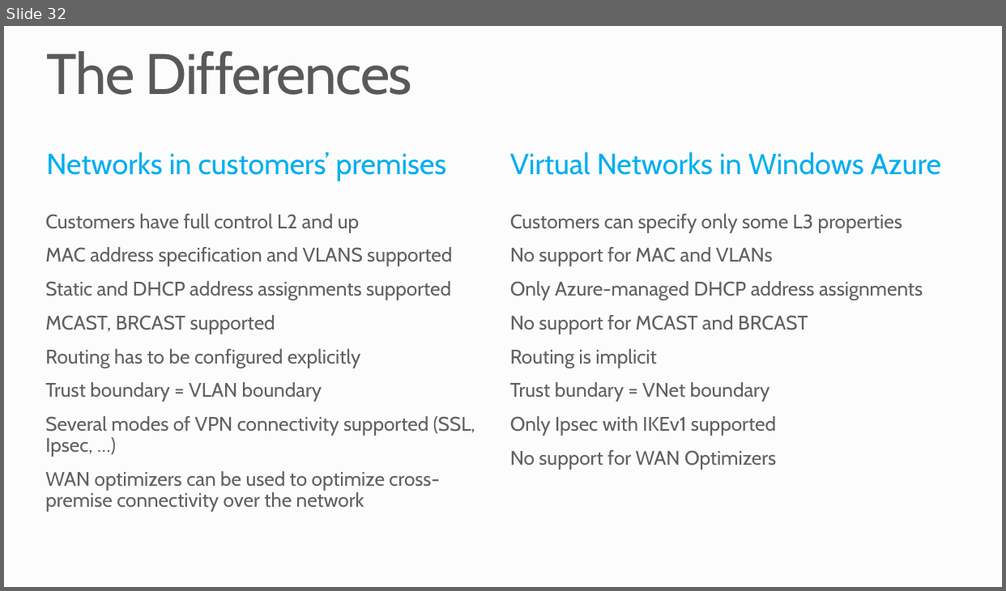
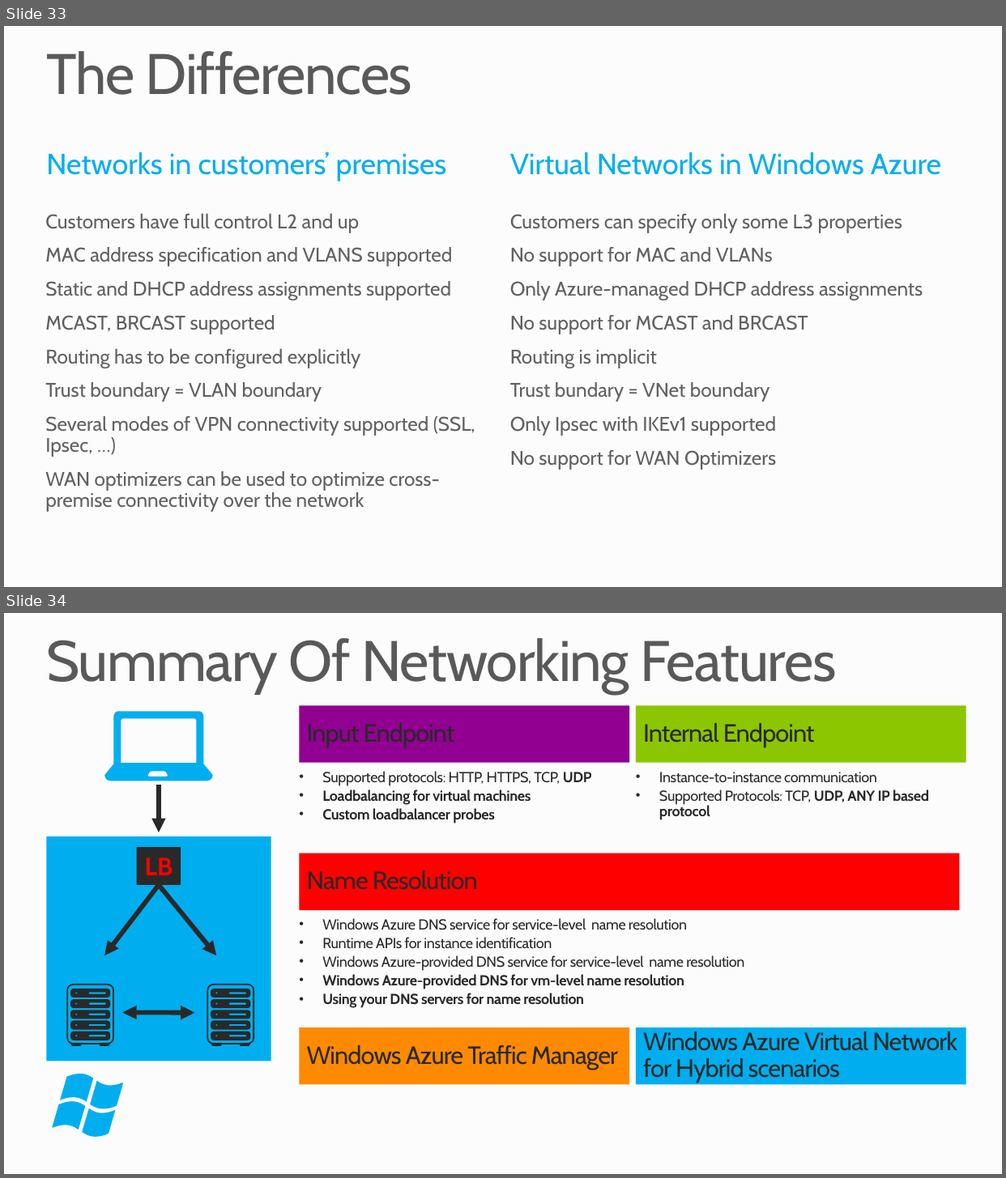
Before and after one commit to mwasham/WATK-Presentations, a slide deck: VirtualNetworks/VirtualNetworks.pptx. Shown one above the other, each under a label of ours: slide 32 before the commit, slides 33 and 34 after it. The pictures are 1006x591 and 1006x1178 pixels, drawn with LibreOffice and Linux fonts; fonts in the diff are those of the drawing; background and template pictures are left out. Boxes give left, top, right and bottom in pixels: in the first picture for what was removed or moved away, otherwise in the second. Text is boxed around its words. In the diff, an @@ line names an element or a change of style, - is before the commit and + after.

Commit message:
Updated presentations

```diff
--- a/VirtualNetworks/VirtualNetworks.pptx
+++ b/VirtualNetworks/VirtualNetworks.pptx
@@ slide 34 added at (x1=4, y1=613, x2=1002, y2=1174), background #FCFCFC @@
@@ title added at (x1=46, y1=638, x2=836, y2=694), 55 pt, text #595959 @@
+Summary Of Networking Features
@@ rectangle added at (x1=299, y1=706, x2=629, y2=763), fill #910091, 24 pt, text #292929 @@
+Input Endpoint
@@ rectangle added at (x1=636, y1=706, x2=966, y2=763), fill #8CC600, 24 pt, text #292929 @@
+Internal Endpoint
@@ freeform shape added at (x1=104, y1=711, x2=212, y2=781), fill #00AEEF @@
@@ text added at (x1=322, y1=771, x2=592, y2=824), 14 pt, text #292929, bold @@
+• Supported protocols: HTTP, HTTPS, TCP, UDP
+• Loadbalancing for virtual machines
+• Custom loadbalancer probes
@@ text added at (x1=659, y1=772, x2=929, y2=820), 14 pt, text #292929 @@
+• Instance-to-instance communication
+• Supported Protocols: TCP, UDP, ANY IP based protocol
@@ arrow added from (159, 786) to (159, 833), #292929 4.5 pt @@
@@ rectangle added at (x1=47, y1=837, x2=271, y2=1062), fill #00AEEF @@
@@ rectangle added at (x1=137, y1=847, x2=181, y2=884), fill #292929, 24 pt, text #FF0000, bold @@
+LB
@@ rectangle added at (x1=299, y1=854, x2=959, y2=910), fill #FF0000, 24 pt, text #292929 @@
+Name Resolution
@@ arrow added from (159, 885) to (104, 956), #292929 4.5 pt @@
@@ arrow added from (159, 885) to (216, 956), #292929 4.5 pt @@
@@ text added at (x1=322, y1=918, x2=744, y2=1008), 14 pt, text #292929 @@
+• Windows Azure DNS service for service-level name resolution
+• Runtime APIs for instance identification
+• Windows Azure-provided DNS service for service-level name resolution
+• Windows Azure-provided DNS for vm-level name resolution
+• Using your DNS servers for name resolution
@@ freeform shape added at (x1=67, y1=984, x2=114, y2=1046), fill #292929 @@
@@ freeform shape added at (x1=206, y1=984, x2=254, y2=1046), fill #292929 @@
@@ double arrow added from (195, 1013) to (122, 1013), #292929 4.5 pt @@
@@ rectangle added at (x1=299, y1=1028, x2=629, y2=1084), fill #FF8A00, 24 pt, text #292929 @@
+Windows Azure Traffic Manager
@@ rectangle added at (x1=636, y1=1028, x2=966, y2=1084), fill #00AEEF, 24 pt, text #292929 @@
+Windows Azure Virtual Network for Hybrid scenarios
@@ freeform shape added at (x1=52, y1=1071, x2=123, y2=1139), fill #00AEEF @@
@@ what was slide 32 is now slide 33 @@
```
Also in this commit, not shown: 1 slide changed, 1 other slide added, 30 other files.
